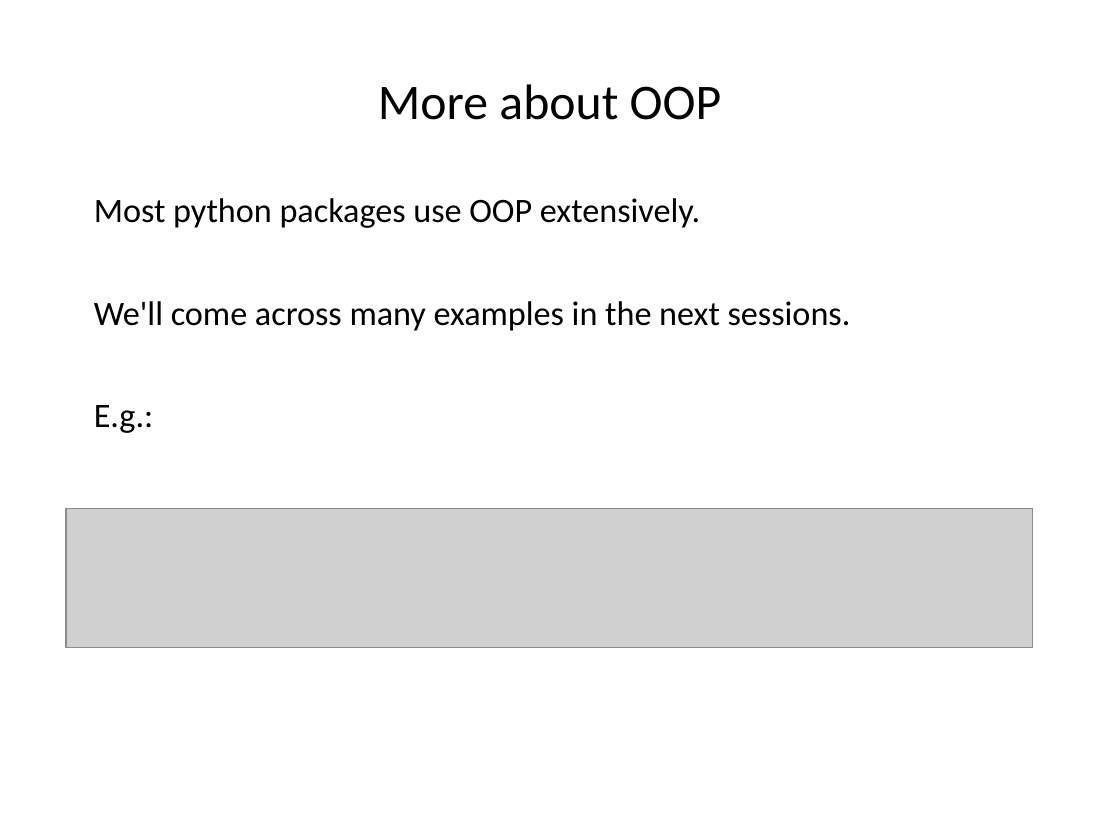
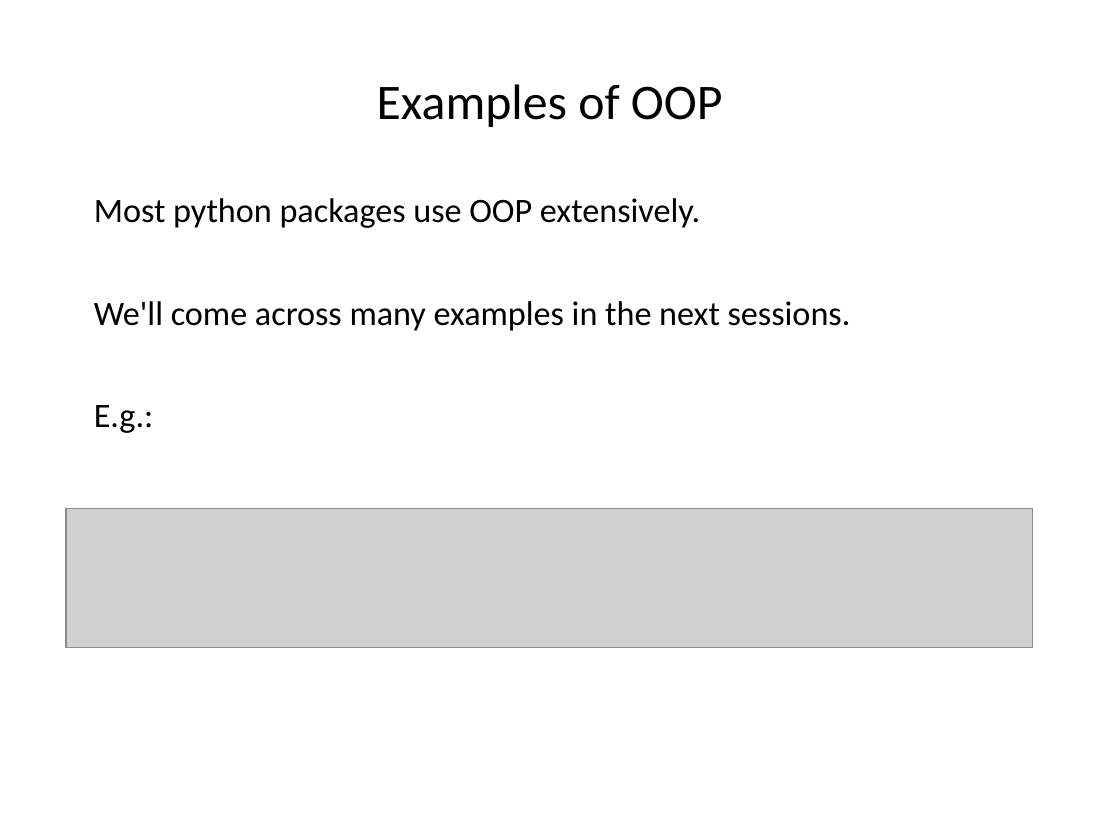
Before and after one commit to ncasuk/ncas-isc, a slide deck: slide 21 of python/presentations/learning_python/22_ceda-oop.pptx (slide 12 before the commit). Drawn at 1120x840 pixels with LibreOffice and Linux fonts; fonts in the diff are those of the drawing; grey boxes stand for pictures; background and template pictures are left out. Boxes give left, top, right and bottom in pixels: in the first picture for what was removed or moved away, otherwise in the second. Text is boxed around its words. In the diff, an @@ line names an element or a change of style, - is before the commit and + after.

```diff
--- a/python/presentations/learning_python/22_ceda-oop.pptx
+++ b/python/presentations/learning_python/22_ceda-oop.pptx
@@ title at box(377, 84, 723, 127): text changed @@
-More about OOP
+Examples of OOP
```
Also in this commit, not shown: 4 other slides changed, 27 slides added, 1 other file.
